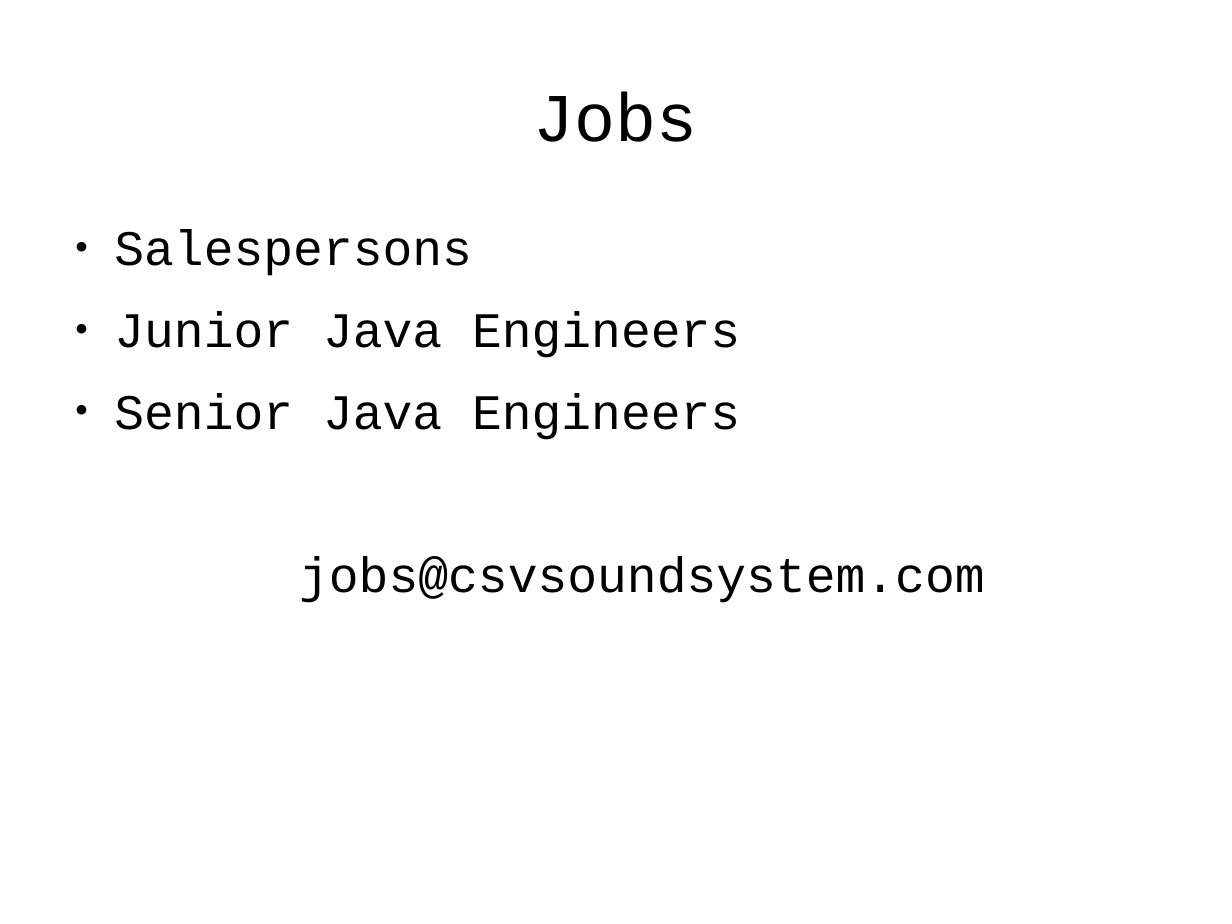
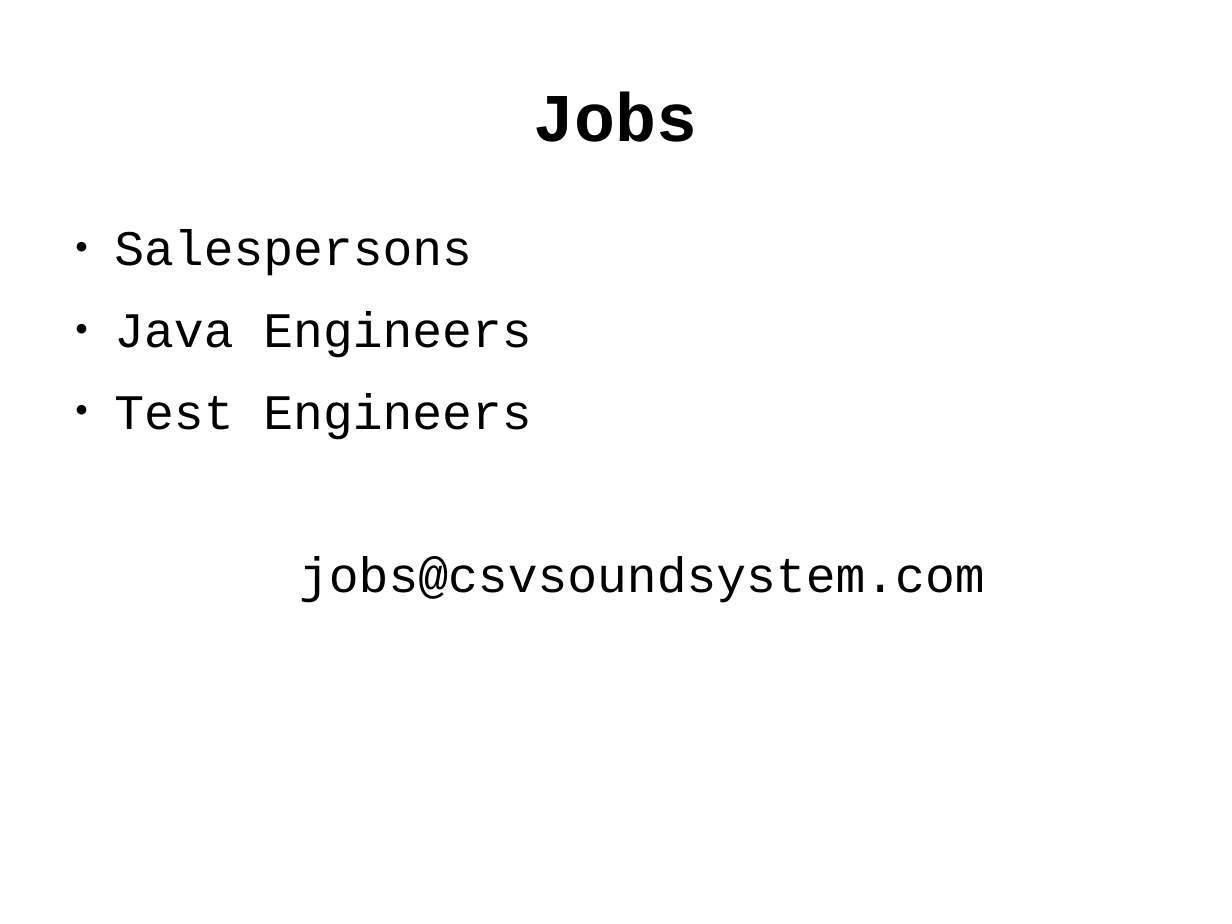
Before and after one commit to tlevine/gastronomification-big-data-talk, a slide deck: slide 36 of big-senses.odp (slide 35 before the commit). Drawn at 1232x924 pixels with LibreOffice and Linux fonts; fonts in the diff are those of the drawing; background and template pictures are left out. Boxes give left, top, right and bottom in pixels: in the first picture for what was removed or moved away, otherwise in the second. Text is boxed around its words. In the diff, an @@ line names an element or a change of style, - is before the commit and + after.

Commit message:
presentation

```diff
--- a/big-senses.odp
+++ b/big-senses.odp
@@ title "Jobs" at [534, 91, 698, 142]: bold on @@
@@ text at [114, 311, 531, 440]: text changed @@
-● Junior Java Engineers
-● Senior Java Engineers
+● Java Engineers
+● Test Engineers
```
Also in this commit, not shown: 3 other slides changed, 4 slides added, 3 slides removed.
